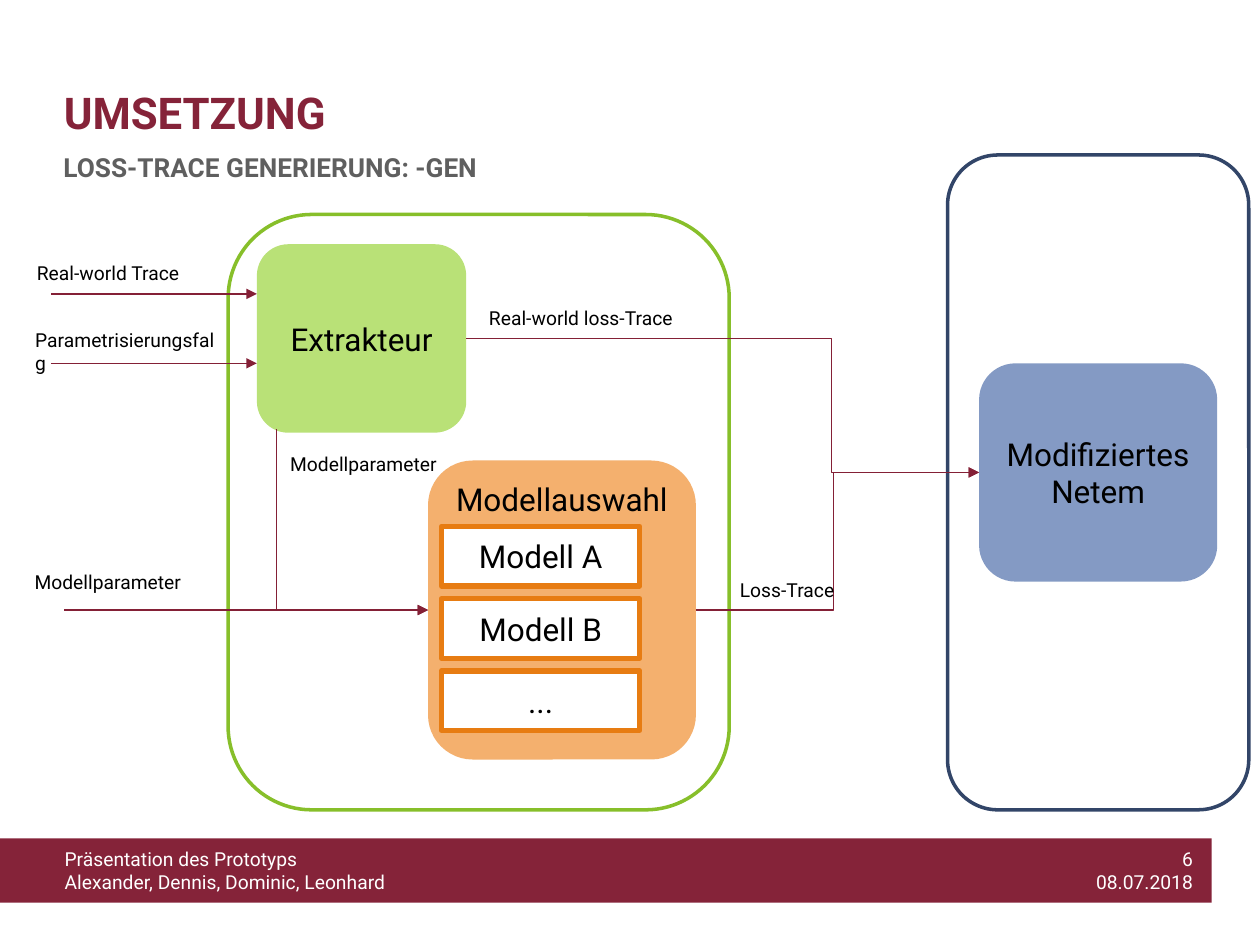
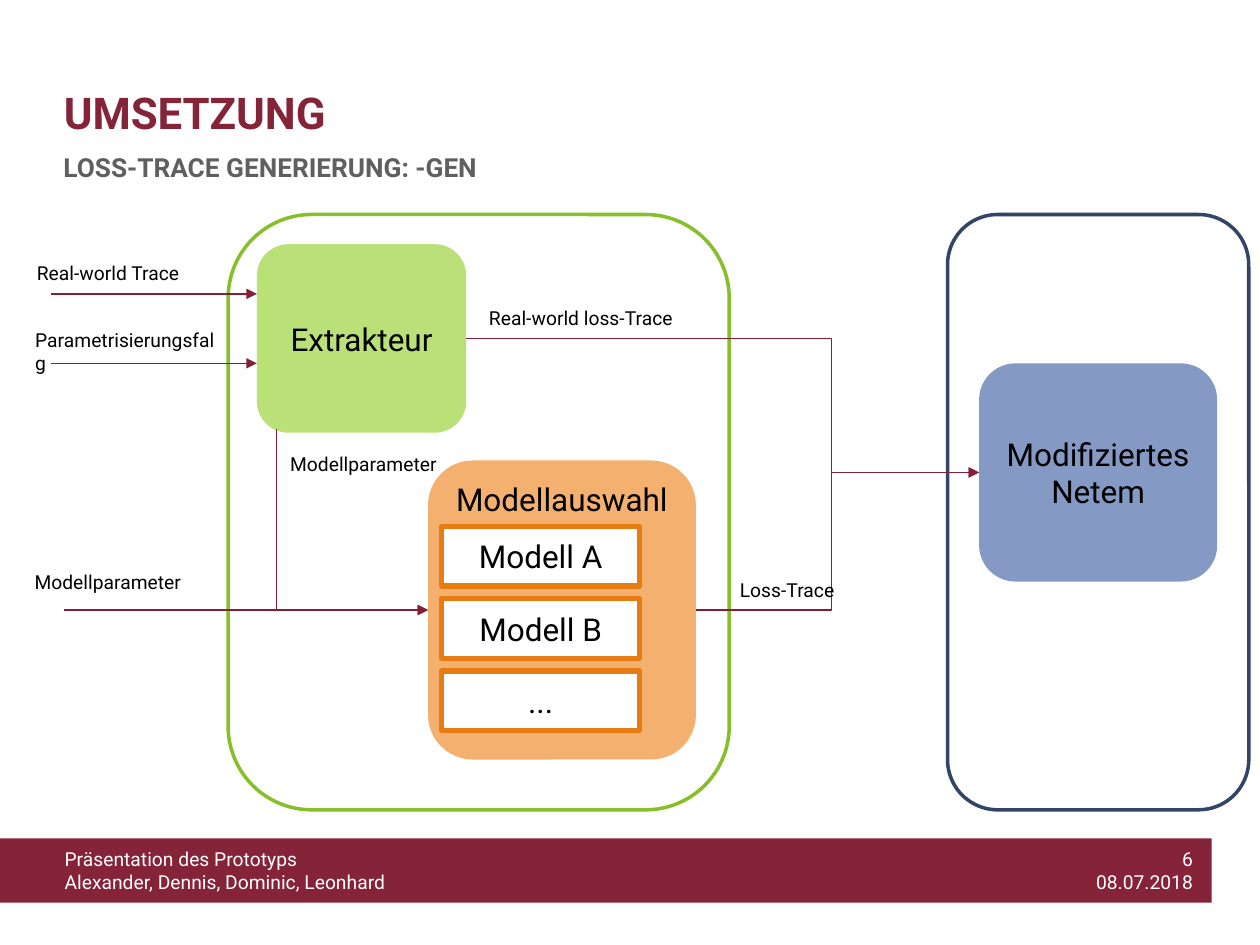
Before and after one commit to WiLEProjekt/Prototyp, a slide deck: slide 6 of Prototyp_Präsentation.pptx. Drawn at 1260x945 pixels with LibreOffice and Linux fonts; fonts in the diff are those of the drawing; background and template pictures are left out. Boxes give left, top, right and bottom in pixels: in the first picture for what was removed or moved away, otherwise in the second. Text is boxed around its words. In the diff, an @@ line names an element or a change of style, - is before the commit and + after.

```diff
--- a/Prototyp_Präsentation.pptx
+++ b/Prototyp_Präsentation.pptx
@@ rounded rectangle: place and size @@
-rounded rectangle at box(948, 155, 1249, 810)
+rounded rectangle at box(948, 214, 1249, 809)
@@ elbow arrow (696, 610) - (979, 472): route changed @@
```
Also in this commit, not shown: 9 other slides changed, 2 slides added, 2 slides removed.
